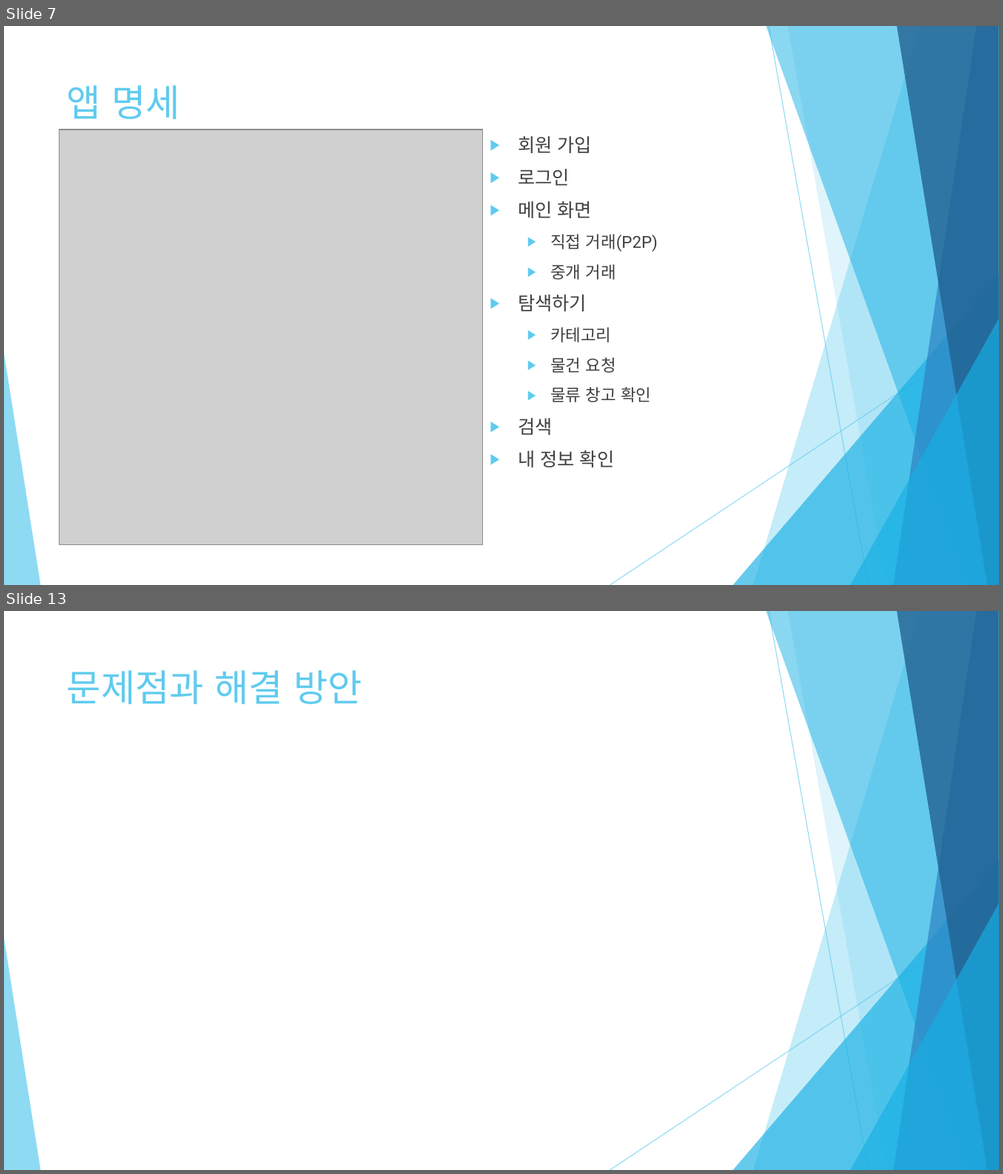
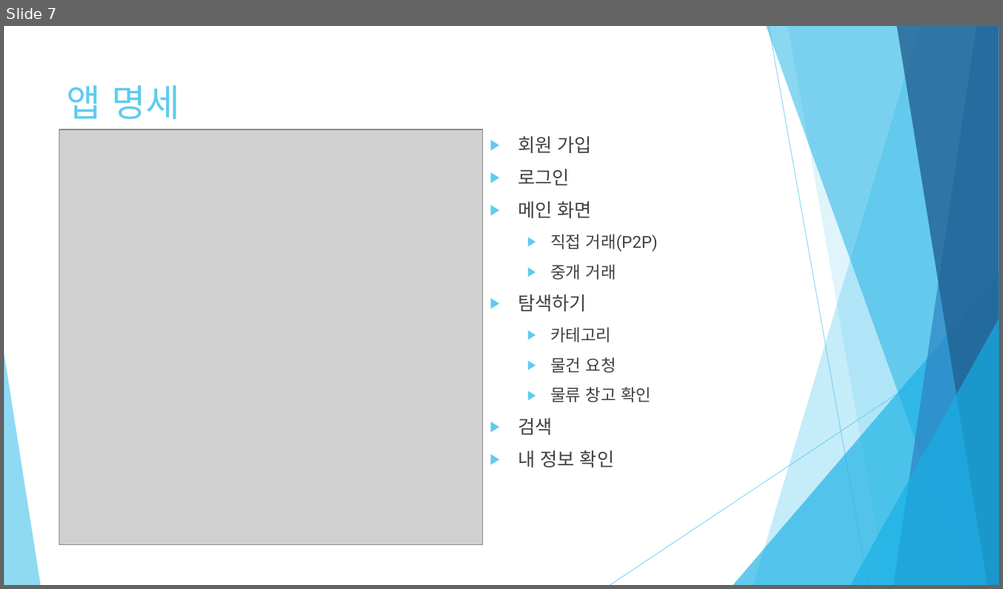
Before and after one commit to DYGames/ict_idea, a slide deck: ict_김도엽.pptx. Shown one above the other, each under a label of ours: slides 7 and 13 before the commit, slide 7 after it; the slides between them are not shown. The pictures are 1003x1174 and 1003x589 pixels, drawn with LibreOffice and Linux fonts; fonts in the diff are those of the drawing; grey boxes stand for pictures. Boxes give left, top, right and bottom in pixels: in the first picture for what was removed or moved away, otherwise in the second. Text is boxed around its words. In the diff, an @@ line names an element or a change of style, - is before the commit and + after.

```diff
--- a/ict_김도엽.pptx
+++ b/ict_김도엽.pptx
@@ slide 13 removed at (x1=4, y1=611, x2=999, y2=1170), background #FFFFFF; not listed: 10 template elements that a slide beside it also shows @@
@@ title removed at (x1=67, y1=670, x2=362, y2=704) @@
-문제점과 해결 방안
```
Also in this commit, not shown: 10 slides changed.
